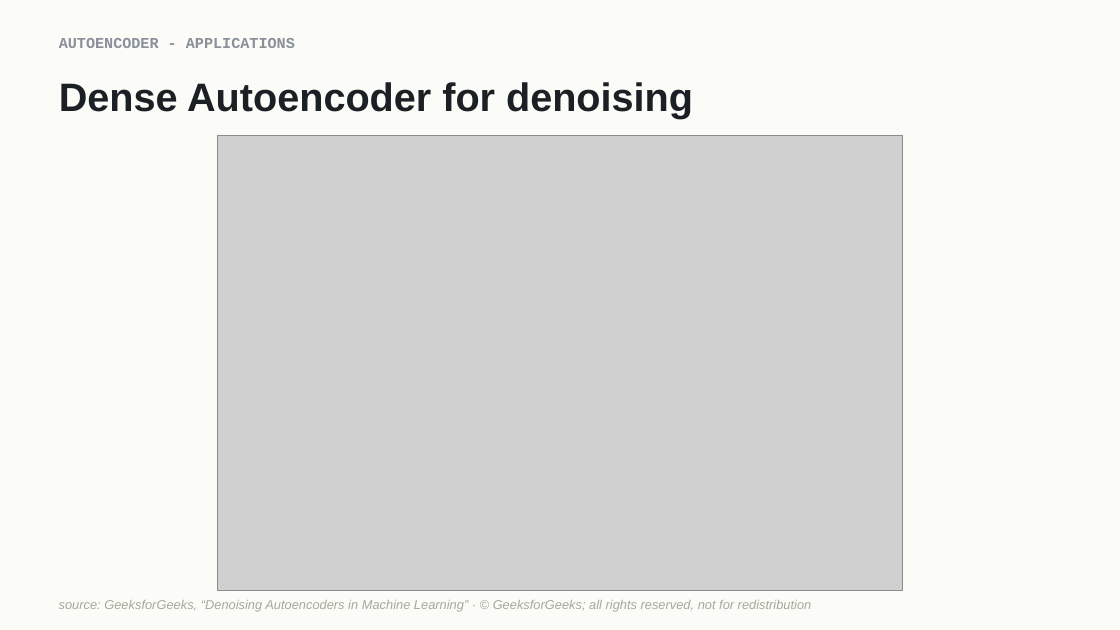
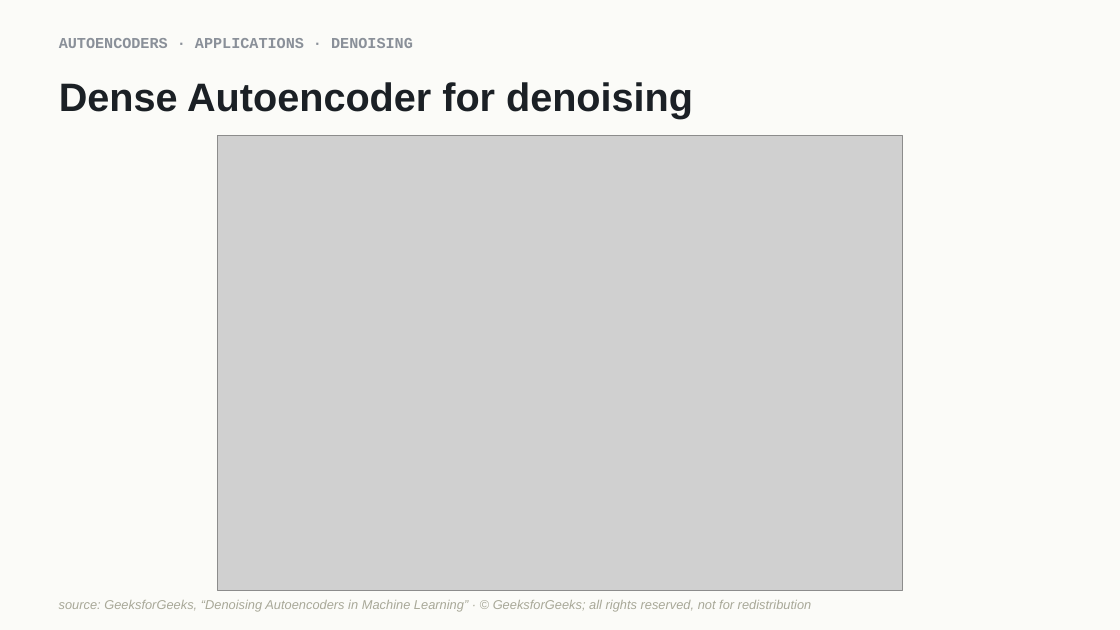
Before and after one commit to indigobio/msacl_dl_course, a slide deck: slide 5 of slides/pptx/lecture11_unsupervised.pptx. Drawn at 1120x630 pixels with LibreOffice and Linux fonts; fonts in the diff are those of the drawing; grey boxes stand for pictures. Boxes give left, top, right and bottom in pixels: in the first picture for what was removed or moved away, otherwise in the second. Text is boxed around its words. In the diff, an @@ line names an element or a change of style, - is before the commit and + after.

```diff
--- a/slides/pptx/lecture11_unsupervised.pptx
+++ b/slides/pptx/lecture11_unsupervised.pptx
@@ text at [59, 38, 413, 48]: text changed @@
-AUTOENCODER - APPLICATIONS
+AUTOENCODERS · APPLICATIONS · DENOISING
```
Also in this commit, not shown: 5 other slides changed, 15 other files.
